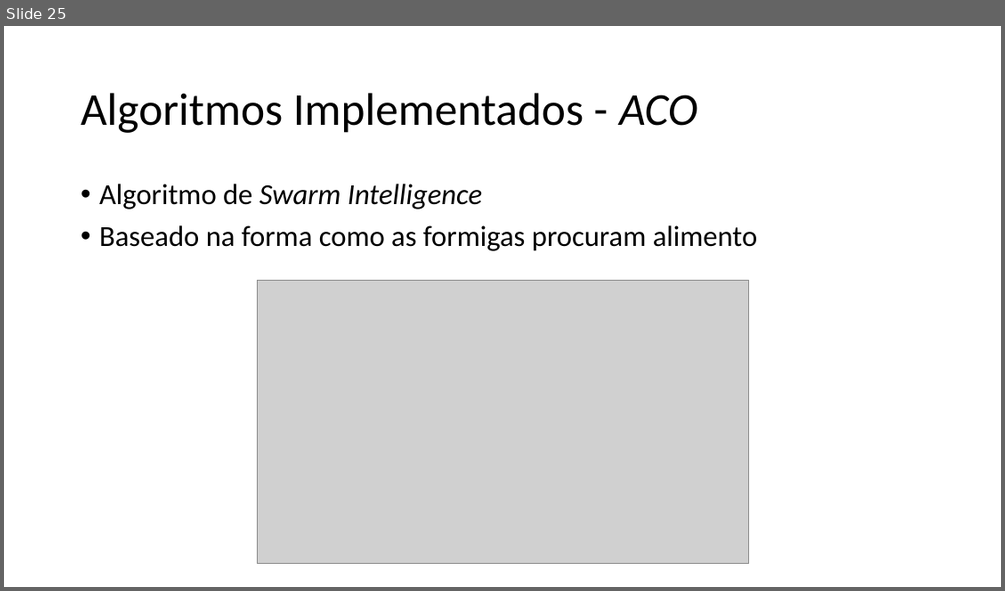
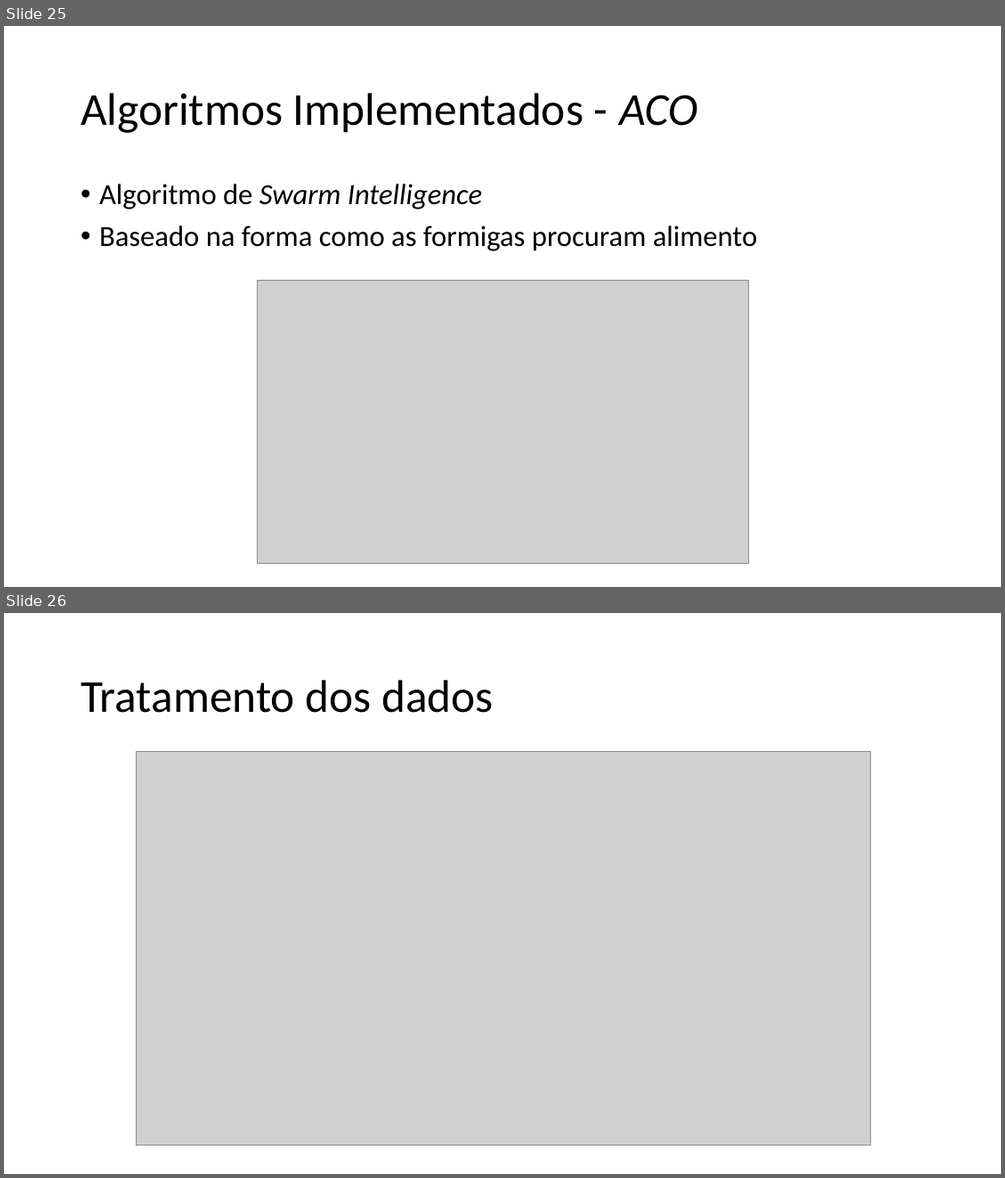
Before and after one commit to xQsme/RLP_Qt, a slide deck: powerpoint_defesa.pptx. Shown one above the other, each under a label of ours: slide 25 before the commit, slides 25 and 26 after it. The pictures are 1005x591 and 1005x1178 pixels, drawn with LibreOffice and Linux fonts; fonts in the diff are those of the drawing; grey boxes stand for pictures. Boxes give left, top, right and bottom in pixels: in the first picture for what was removed or moved away, otherwise in the second. Text is boxed around its words. In the diff, an @@ line names an element or a change of style, - is before the commit and + after.

```diff
--- a/powerpoint_defesa.pptx
+++ b/powerpoint_defesa.pptx
@@ slide 26 added at box(4, 613, 1001, 1174), background #FFFFFF @@
@@ title added at box(81, 680, 494, 713), 44 pt, text #000000 @@
+Tratamento dos dados
@@ picture added at box(136, 751, 870, 1145) @@
```
Also in this commit, not shown: 2 slides changed, 9 other slides added, 2 slides removed.
